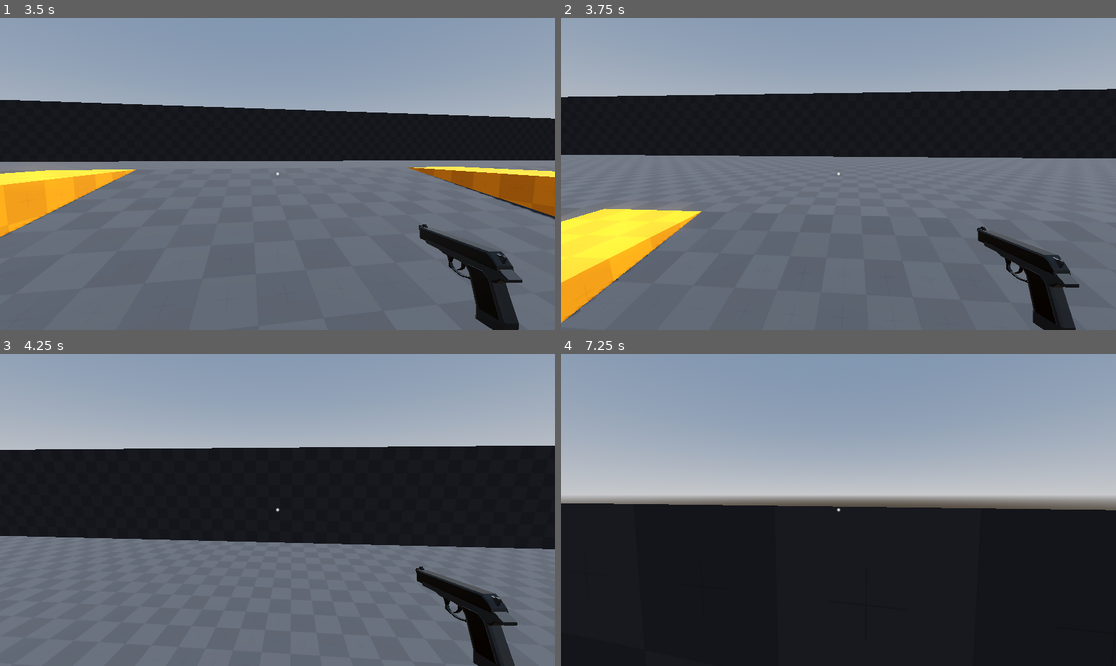
Above: before the commit, frames 1-4 (two rows, left to right).
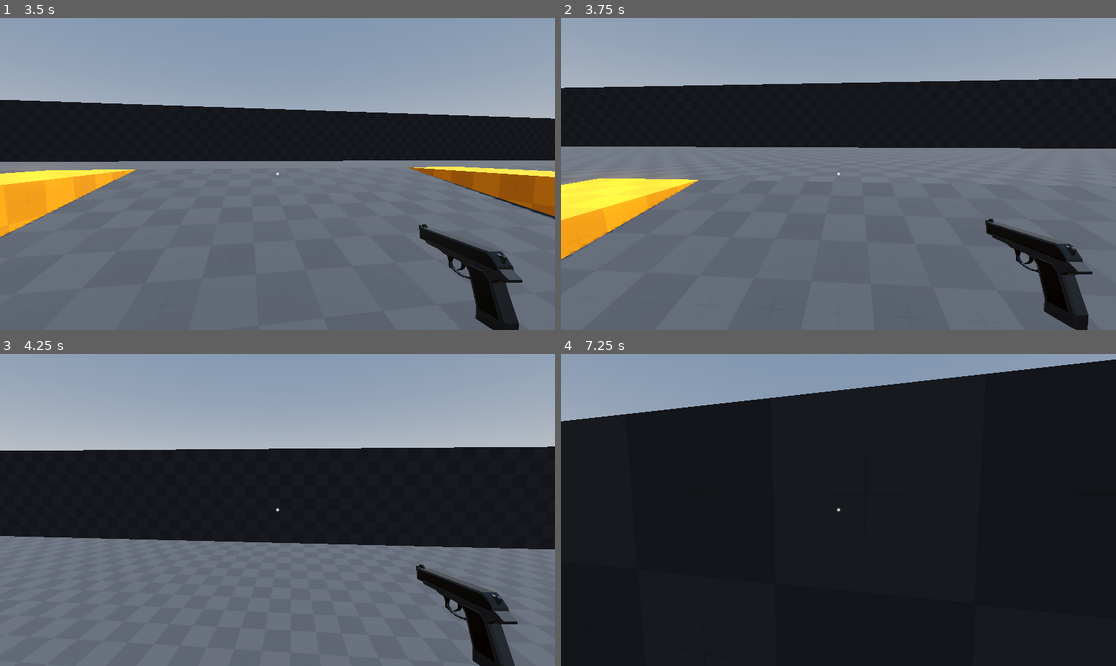
Above: after the commit, the same moments.

Repository: denisshaf/Godot-FPS
Game: Godot game, scene res://world.tscn
Two runs of this game, one before a commit and one after it. Both use one fixed random seed, a clock stepped at 60 frames per second and the inputs below.
Inputs (mouse positions are in pixels of both pictures, inside the frame that each line leads up to):
- Up to frame 1 (3.5 s): tap Enter (ui_accept) at 0.5, 0.6, 2.3 s; move the mouse to (399, 158) at 0.52 s; hold D (right) 0.53-1.25 s; tap Space (jump, bound only after the commit) at 0.77, 0.8, 1.07, 2.1, 2.27, 2.57, 3.05 s; click "Host" at 1.25 s; move the mouse to (249, 174) at 2.02 s; hold W (up) from 2.03 s (still down); move the mouse to (288, 167) at 2.77 s; click (288, 167) at 2.85 s
- Up to frame 2 (3.75 s): keep holding W (up); move the mouse to (832, 180) at 3.52 s; tap Enter (ui_accept) at 3.6 s
- Up to frame 3 (4.25 s): keep holding W (up); tap Space (jump, bound only after the commit) at 3.77, 4.07 s
- Up to frame 4 (7.25 s): move the mouse to (877, 513) at 4.27 s; tap Enter (ui_accept) at 4.35, 5.3, 6.6 s; tap Space (jump, bound only after the commit) at 4.52, 4.55, 4.82, 5.1, 5.27, 5.57, 6.05, 6.77, 7.07 s; move the mouse to (794, 506) at 5.02 s; move the mouse to (844, 510) at 5.77 s; click (844, 510) at 5.85 s; move the mouse to (816, 503) at 6.52 s; release W (up) at 6.53 s; hold D (right) from 6.53 s (still down)

Frame 1 is identical in both runs. In frame 2, 16% of the frame differs, in the area x 0-100%, y 19-100%; in frame 3, 1.0%; in frame 4, 37%, in the area x 0-100%, y 1-51%.

Commit message:
add jump to InputMap

Diff:
--- a/player.gd
+++ b/player.gd
@@ -48,7 +48,7 @@
 		velocity.y -= gravity * delta
 
 	# Handle Jump.
-	if Input.is_action_just_pressed("ui_accept") and is_on_floor():
+	if Input.is_action_just_pressed("jump") and is_on_floor():
 		velocity.y = JUMP_VELOCITY
 
 	# Get the input direction and handle the movement/deceleration.
--- a/project.godot
+++ b/project.godot
@@ -14,6 +14,10 @@
 run/main_scene="res://world.tscn"
 config/features=PackedStringArray("4.0", "Forward Plus")
 config/icon="res://icon.svg"
+
+[dotnet]
+
+project/assembly_name="Fps"
 
 [input]
 
@@ -47,3 +51,8 @@
 "events": [Object(InputEventMouseButton,"resource_local_to_scene":false,"resource_name":"","device":-1,"window_id":0,"a …(242 unchanged characters)…
 ]
 }
+jump={
+"deadzone": 0.5,
+"events": [Object(InputEventKey,"resource_local_to_scene":false,"resource_name":"","device":-1,"window_id":0,"alt_pressed":false,"shift_pressed":false,"ctrl_pressed":false,"meta_pressed":false,"pressed":false,"keycode":0,"physical_keycode":32,"key_label":0,"unicode":32,"echo":false,"script":null)
+]
+}
